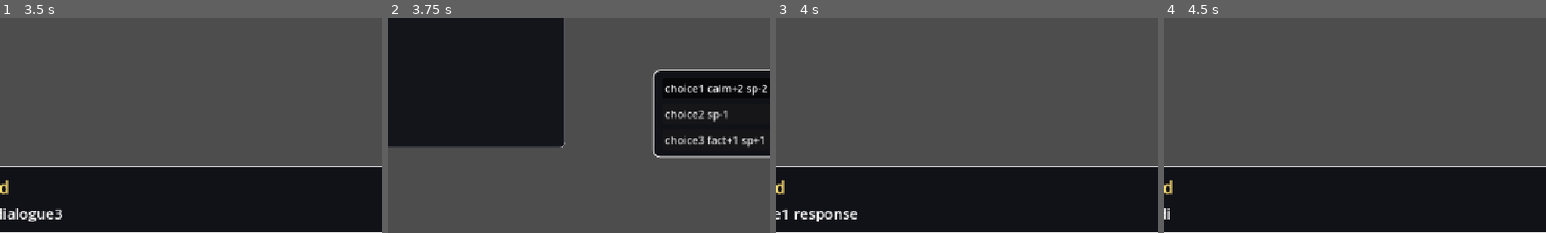
Above: before the commit, frames 1-4 (left to right).
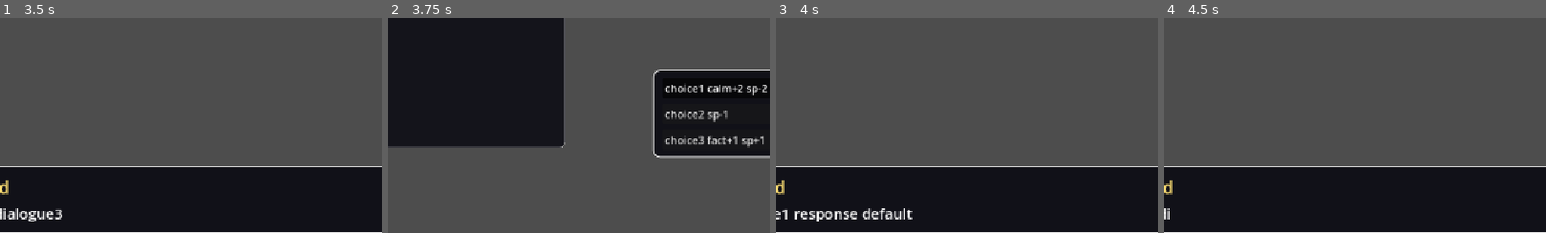
Above: after the commit, the same moments.

Repository: Blulow/octavuss_office
Game: Godot game, scene res://scenes/game.tscn
Same seed, same stepped clock (60 frames per second), same inputs: the game is played once before the commit and once after it. This scene is started directly instead of the project's main scene.
Inputs (mouse positions are % of the whole screen's width and height, from its top left):
- Up to frame 1 (3.5 s): tap Enter (ui_accept) at 0.5, 0.77, 2, 2.75 s; move the mouse to (72, 45) at 0.52 s; hold E (interact) 0.53-1.25 s; click (72, 45) at 0.67 s; drag from (30, 55) to (45, 70) at 1.27 s; move the mouse to (60, 28) at 2.02 s; hold E (interact) 2.03-2.75 s; click (60, 28) at 2.17 s; drag from (45, 70) to (20, 35) at 2.77 s
- Up to frame 2 (3.75 s): tap Enter (ui_accept) at 3.5 s; move the mouse to (80, 65) at 3.52 s; hold E (interact) from 3.53 s (still down); click (80, 65) at 3.67 s
- Up to frame 3 (4 s): keep holding E (interact); tap Enter (ui_accept) at 3.77 s
- Up to frame 4 (4.5 s): release E (interact) at 4.25 s; tap Enter (ui_accept) at 4.25 s; drag from (20, 35) to (35, 25) at 4.27 s
The pictures show only the part of the screen within x 7-57%, y 50-100%; the shares and areas given below are measured in that part.

Frames 1-2 are identical in both runs. In frame 3, 0.5% of the frame differs, in the area x 22-36%, y 88-94%; in frame 4, nothing differs.

Commit message:
add: conditions for responses

Diff:
--- a/assets/dialog/session1.json
+++ b/assets/dialog/session1.json
@@ -27,15 +27,32 @@
 				"choices": [
 					{
 						"text": "choice1 calm+2 sp-2",
-						"response": {
-							"speaker": "N1",
-							"name": "Weird",
-							"text": "choice1 response",
-							"effects": {
-								"calm": "+2",
-								"sp": "-2"
-							}
-						}
+						"choices": [
+							{
+								"condition": "calm>4",
+								"response": {
+									"speaker": "N1",
+									"name": "Weird",
+									"text": "choice1 response calm>4",
+									"effects": {
+										"calm": "+2",
+										"sp": "-2"
+									}
+								}
+							},
+							{
+								"condition": "default",
+								"response": {
+									"speaker": "N1",
+									"name": "Weird",
+									"text": "choice1 response default",
+									"effects": {
+										"calm": "+2",
+										"sp": "-2"
+									}
+								}
+							}
+						]
 					},
 					{
 						"text": "choice2 sp-1",
--- a/scripts/dialogue_scene.gd
+++ b/scripts/dialogue_scene.gd
@@ -24,6 +24,7 @@
 
 func start_session(path: String):
 	_finished = false
+	_index = -1
 	_set_index = 0
 	_load_dialog(path)
 	_advance()
@@ -97,6 +98,10 @@
 	if index < 0 or index >= _choices.size():
 		return
 	var choice: Dictionary = _choices[index]
+
+	#if choice.has("choices"):
+		#print(choice.get("choices"))
+	#else:
 	_show_message(choice.get("response", {}))
 
 
--- a/scripts/dialogue_scene_facts.gd
+++ b/scripts/dialogue_scene_facts.gd
@@ -61,11 +61,59 @@
 						continue
 					response = fact.response
 	else:
-		response = choice.response
+		if choice.has("choices"):
+			if choice.choices.size() <= 1 and choice.choices[0].condition == "default":
+				response = choice.choices[0].response
+			else:
+				var default: Dictionary
+				for c in choice.choices:
+					if c.condition == "default":
+						default = c.response
+						continue
+					else:
+						var p = parse_condition(c.condition)
+						if match_condition(PlayerData.stats[p.stat].value, p.operator, p.number):
+							response = c.response
+
+				if not response: response = default
+		else:
+			response = choice.response
 
 	_show_message(response)
 	facts_box.show_facts(_facts, [])
 
+func parse_condition(text: String) -> Dictionary:
+	var regex = RegEx.new()
+	regex.compile("^([a-zA-Z_][a-zA-Z0-9_]*)\\s*(>=|<=|==|!=|>|<)\\s*(-?\\d+(?:\\.\\d+)?)$")
+
+	var result = regex.search(text)
+
+	if result == null:
+		return {}
+
+	return {
+		"stat": result.get_string(1),
+		"operator": result.get_string(2),
+		"number": float(result.get_string(3))
+	}
+
+func match_condition(a: float, operator: String, b: float) -> bool:
+	match operator:
+		">":
+			return a > b
+		"<":
+			return a < b
+		">=":
+			return a >= b
+		"<=":
+			return a <= b
+		"==":
+			return a == b
+		"!=":
+			return a != b
+
+	printerr("invalid operator ", operator)
+	return false
 
 func _on_fact_drag_started() -> void:
 	#choice_box.set_drop_active(true)
